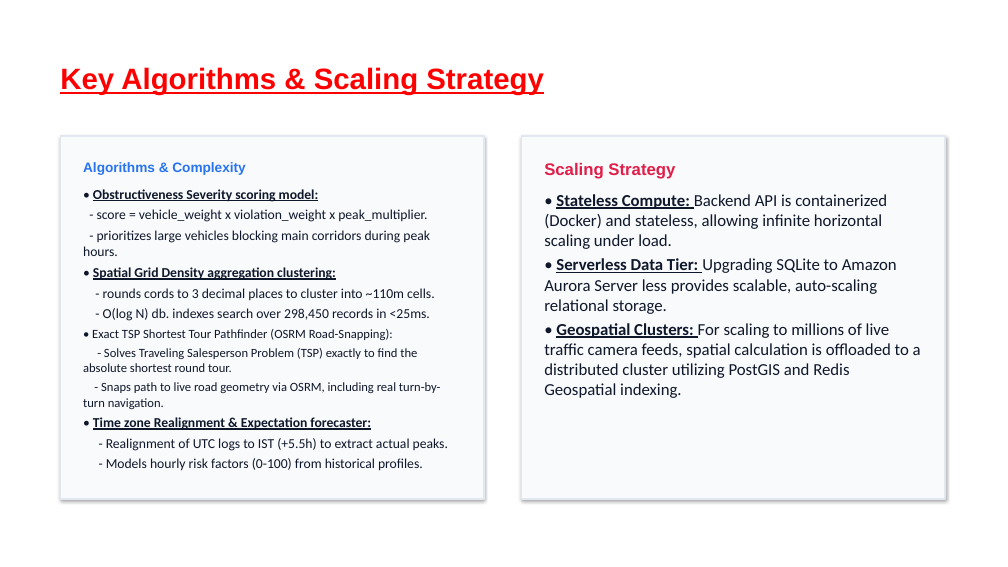
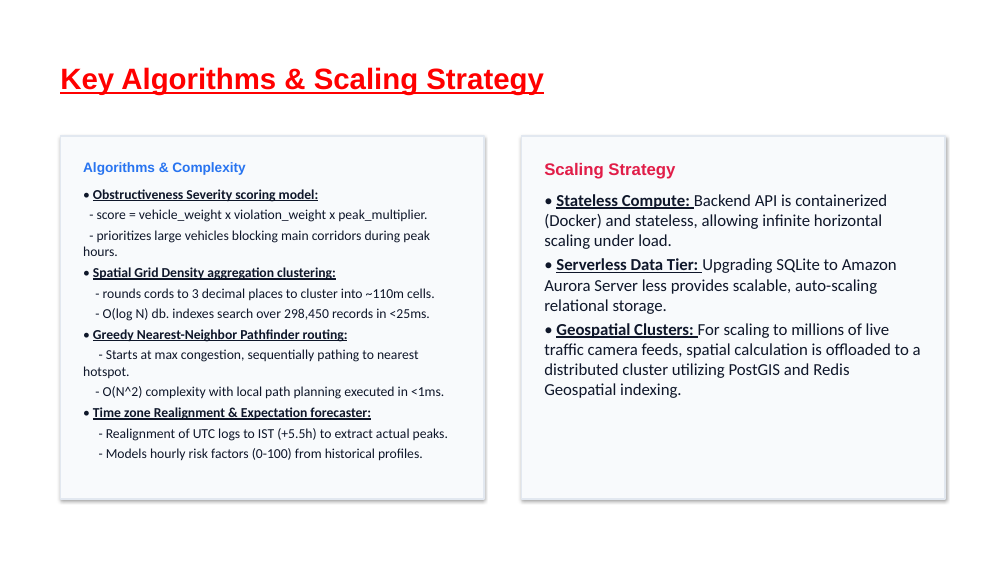
Before and after one commit to sb01022006/ai-parking-congestion-intelligence, a slide deck: slide 8 of Flikart_Grid_Lock_hackathon_Round_2_Confluent.pptx. Drawn at 1008x567 pixels with LibreOffice and Linux fonts; fonts in the diff are those of the drawing; background and template pictures are left out. Boxes give left, top, right and bottom in pixels: in the first picture for what was removed or moved away, otherwise in the second. Text is boxed around its words. In the diff, an @@ line names an element or a change of style, - is before the commit and + after.

Commit message:
Revert all modifications to Flikart_Grid_Lock_hackathon_Round_2_Confluent.pptx

```diff
--- a/Flikart_Grid_Lock_hackathon_Round_2_Confluent.pptx
+++ b/Flikart_Grid_Lock_hackathon_Round_2_Confluent.pptx
@@ text at bbox=[83, 329, 444, 399]: text changed; size 12 to 13 pt @@
-• Exact TSP Shortest Tour Pathfinder (OSRM Road-Snapping):
-- Solves Traveling Salesperson Problem (TSP) exactly to find the absolute shortest round tour.
-- Snaps path to live road geometry via OSRM, including real turn-by-turn navigation.
+• Greedy Nearest-Neighbor Pathfinder routing:
+- Starts at max congestion, sequentially pathing to nearest hotspot.
+- O(N^2) complexity with local path planning executed in <1ms.
```
Also in this commit, not shown: 6 other slides changed.
